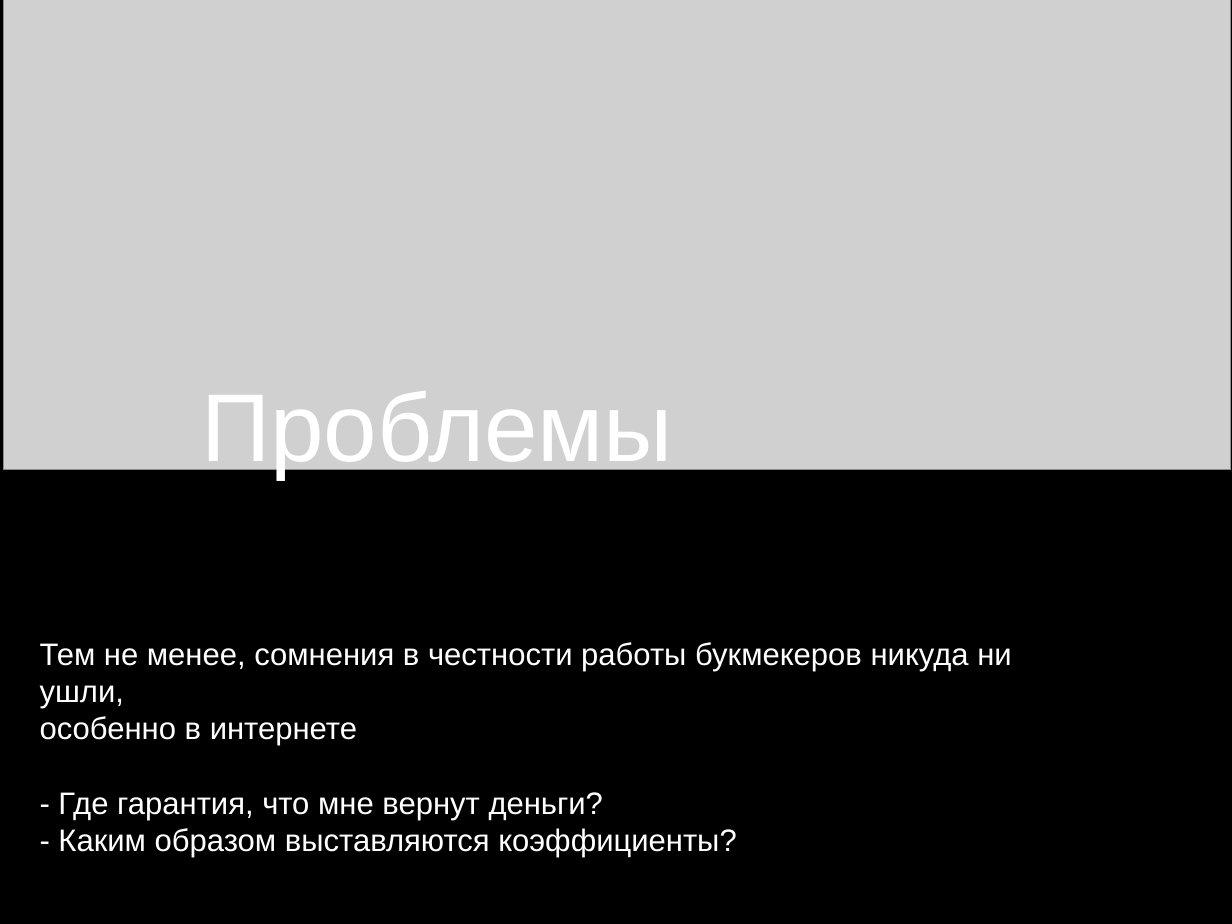
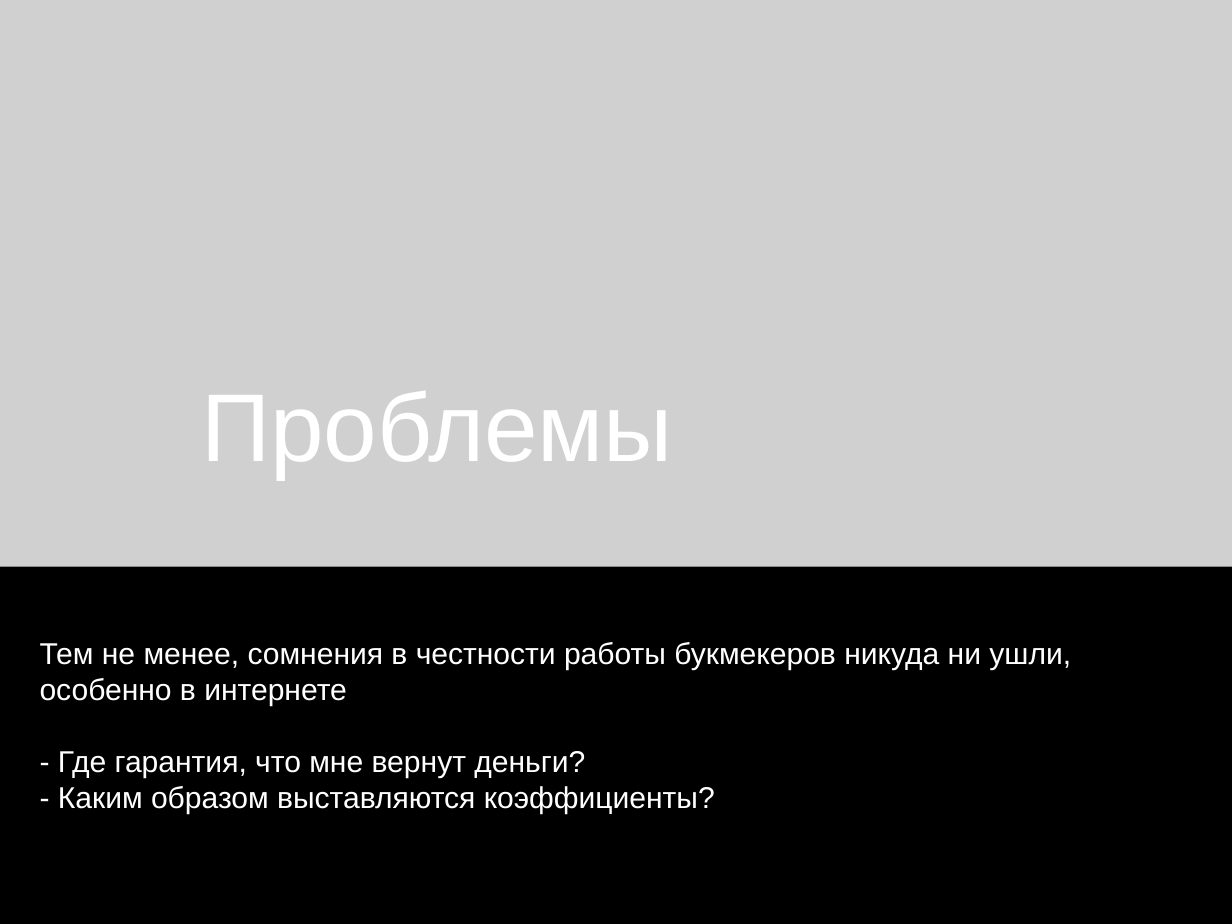
Before and after one commit to padap/hse_smart_contracts, a slide deck: slide 3 of presentation.pptx. Drawn at 1232x924 pixels with LibreOffice and Linux fonts; fonts in the diff are those of the drawing; grey boxes stand for pictures. Boxes give left, top, right and bottom in pixels: in the first picture for what was removed or moved away, otherwise in the second. Text is boxed around its words. In the diff, an @@ line names an element or a change of style, - is before the commit and + after.

```diff
--- a/presentation.pptx
+++ b/presentation.pptx
@@ picture resized from (x1=3, y1=0, x2=1231, y2=470) to (x1=0, y1=0, x2=1232, y2=567) @@
@@ subtitle "Тем не менее, сомнения в ..." at (x1=40, y1=642, x2=1071, y2=814): size 25.8 to 25 pt @@
```
Also in this commit, not shown: 3 other slides changed, 3 slides added, 3 slides removed, 2 other files.
